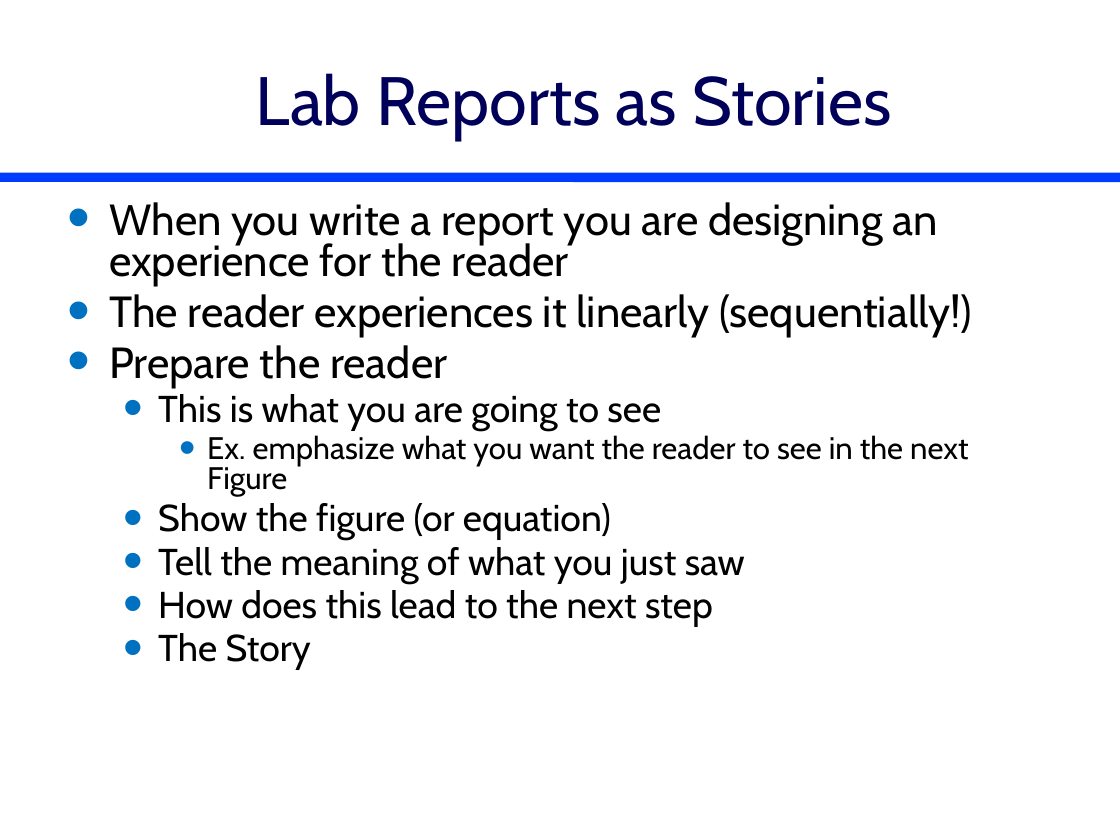
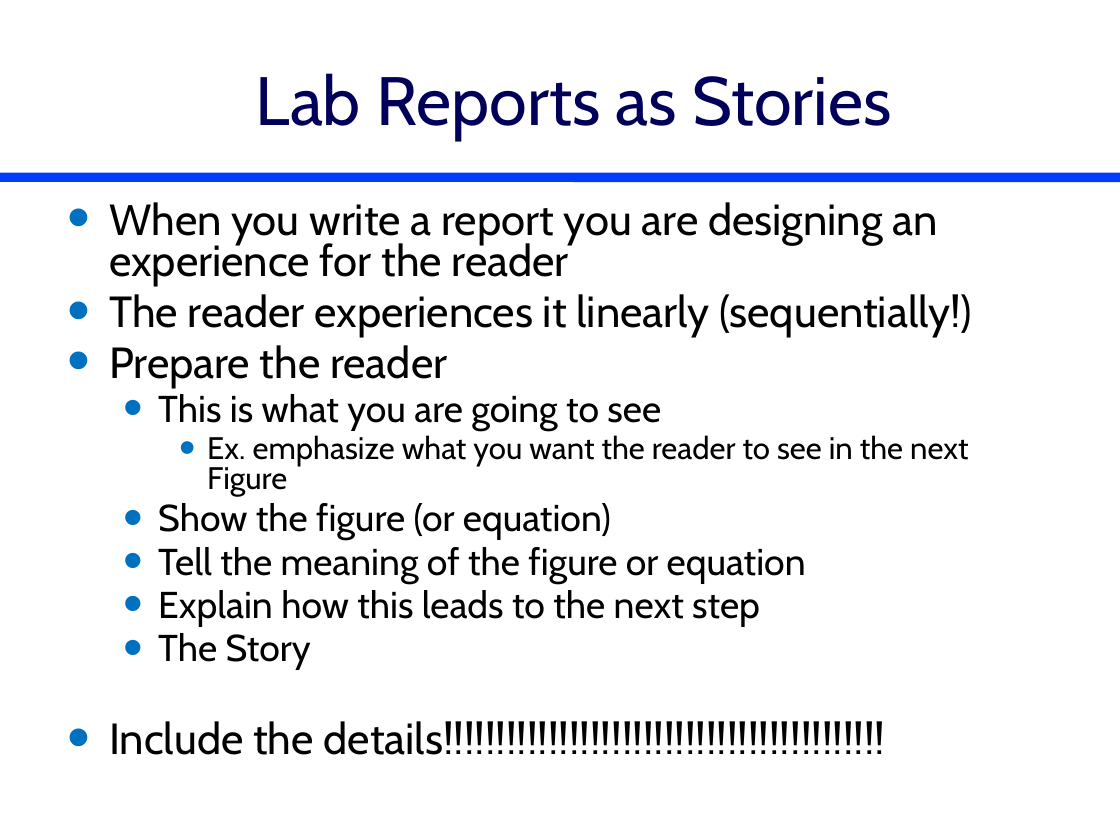
Before and after one commit to monroews/CEE4530, a slide deck: slide 4 of website/pptx/Reactor_Reflections.pptx. Drawn at 1120x840 pixels with LibreOffice and Linux fonts; fonts in the diff are those of the drawing. Boxes give left, top, right and bottom in pixels: in the first picture for what was removed or moved away, otherwise in the second. Text is boxed around its words. In the diff, an @@ line names an element or a change of style, - is before the commit and + after.

```diff
--- a/website/pptx/Reactor_Reflections.pptx
+++ b/website/pptx/Reactor_Reflections.pptx
@@ text at [158, 547, 806, 626]: text changed @@
-  • Tell the meaning of what you just saw
-  • How does this lead to the next step
+  • Tell the meaning of the figure or equation
+  • Explain how this leads to the next step
@@ text at [109, 721, 886, 755]: paragraph added @@
+• Include the details!!!!!!!!!!!!!!!!!!!!!!!!!!!!!!!!!!!!!!!!!!
```
Also in this commit, not shown: 1 other slide changed.
